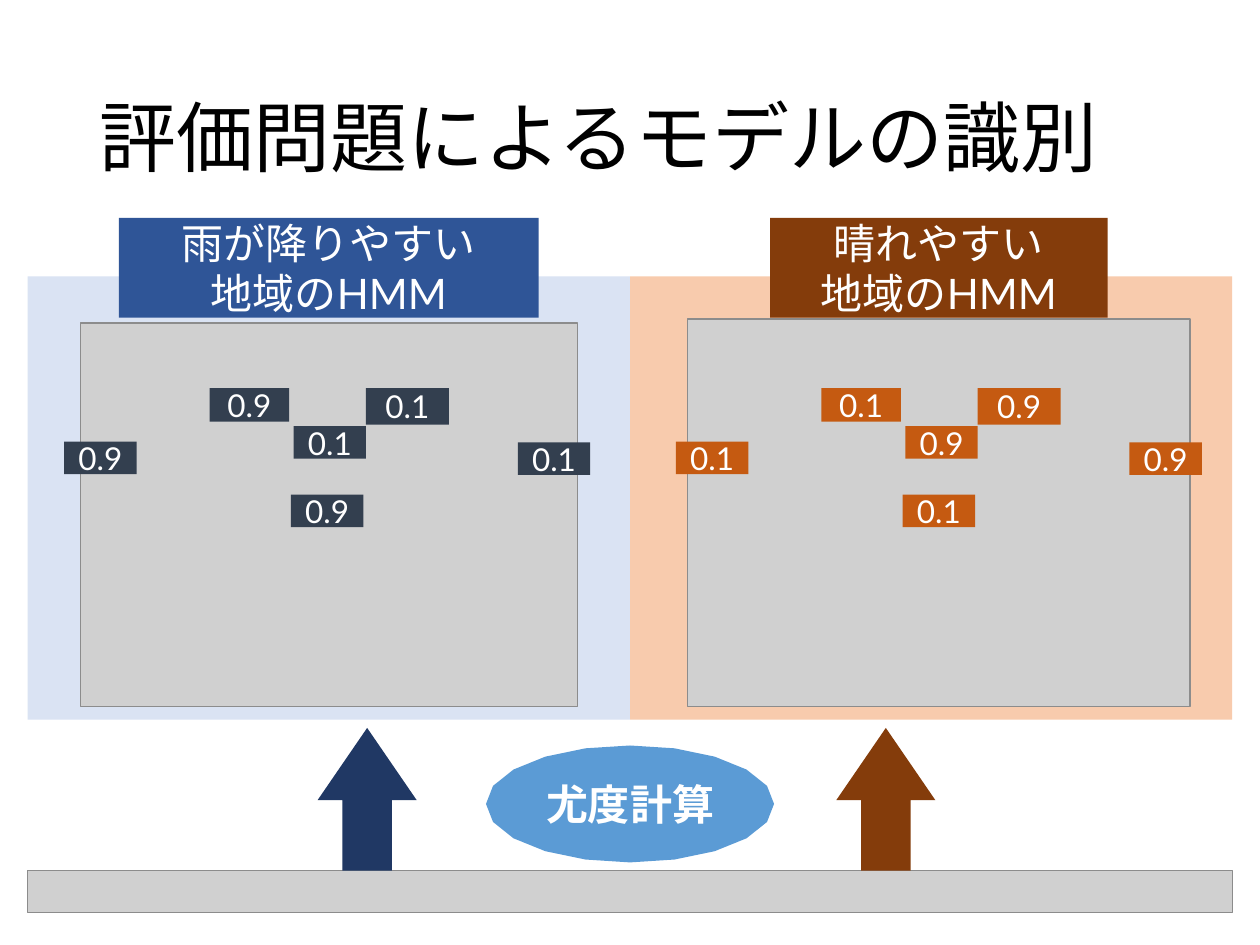
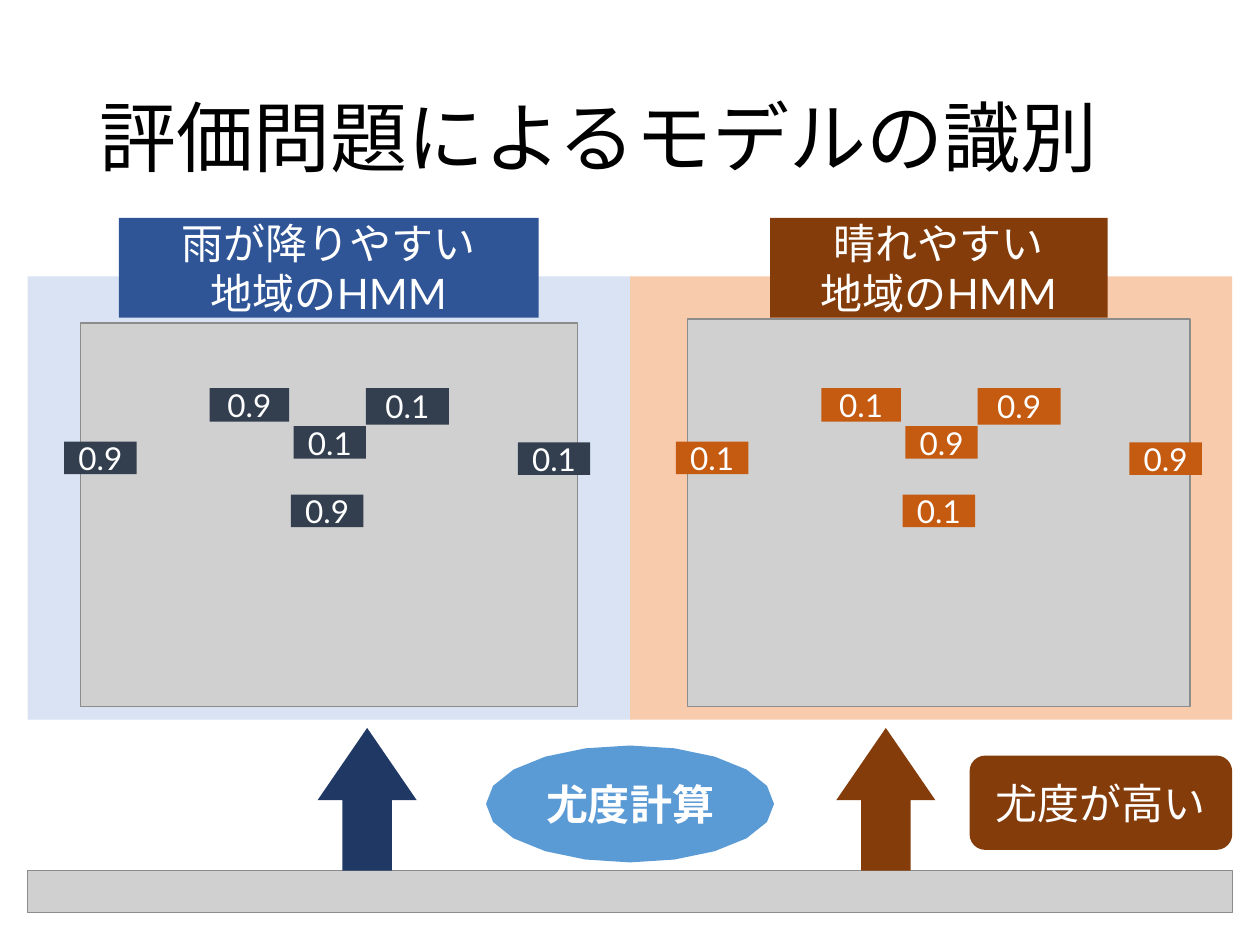
Before and after one commit to 2017B4/rinko_production, a slide deck: slide 31 of slide/輪講実習.pptx. Drawn at 1260x945 pixels with LibreOffice and Linux fonts; fonts in the diff are those of the drawing; grey boxes stand for pictures. Boxes give left, top, right and bottom in pixels: in the first picture for what was removed or moved away, otherwise in the second. Text is boxed around its words. In the diff, an @@ line names an element or a change of style, - is before the commit and + after.

```diff
--- a/slide/輪講実習.pptx
+++ b/slide/輪講実習.pptx
@@ rounded rectangle added at box(970, 756, 1232, 850), fill #843C0B, 24 pt, text #FFFFFF @@
+尤度が高い
```
Also in this commit, not shown: 8 other slides changed, 1 slide added, 1 slide removed.
